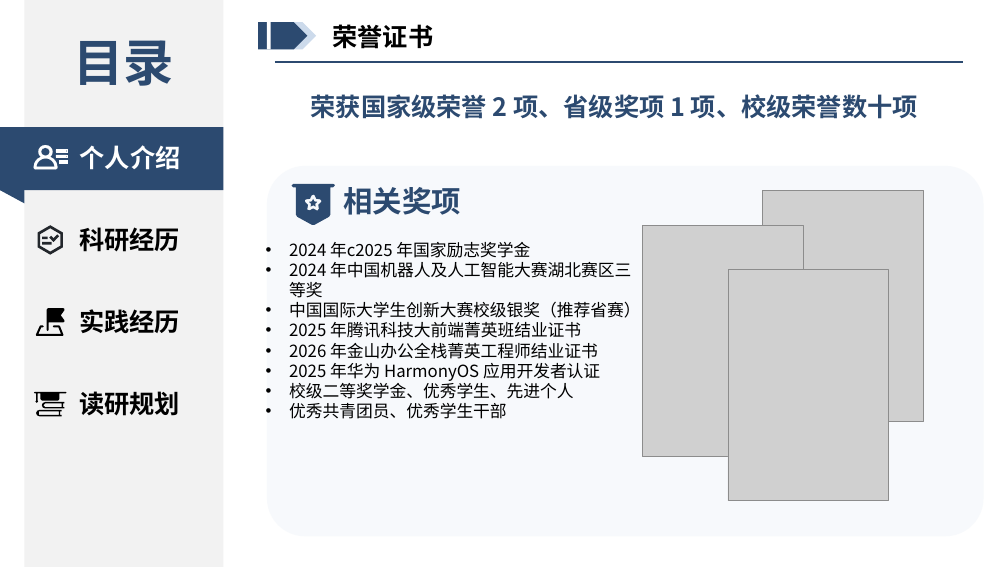
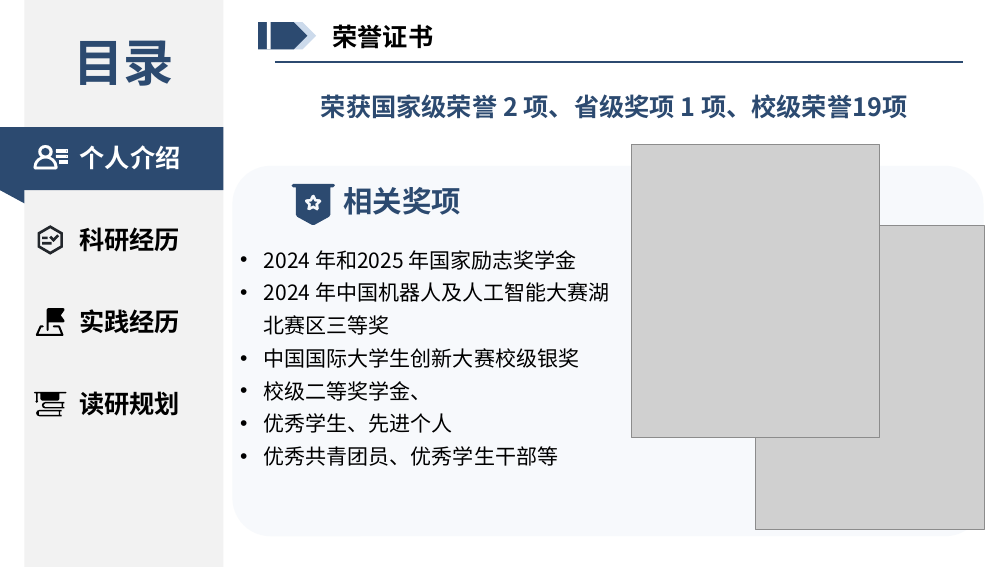
Before and after one commit to xiaofei777/exemption, a slide deck: slide 4 of 面试PPT/历史版本/推免ppt.pptx (slide 5 before the commit). Drawn at 1008x567 pixels with LibreOffice and Linux fonts; fonts in the diff are those of the drawing; grey boxes stand for pictures. Boxes give left, top, right and bottom in pixels: in the first picture for what was removed or moved away, otherwise in the second. Text is boxed around its words. In the diff, an @@ line names an element or a change of style, - is before the commit and + after.

```diff
--- a/面试PPT/历史版本/推免ppt.pptx
+++ b/面试PPT/历史版本/推免ppt.pptx
@@ text at box(321, 94, 907, 119): text changed @@
-荣获国家级荣誉 2 项、省级奖项 1 项、校级荣誉数十项
+荣获国家级荣誉 2 项、省级奖项 1 项、校级荣誉19项
@@ picture added at box(631, 144, 879, 437) @@
@@ rounded rectangle: place and size @@
-rounded rectangle at box(267, 166, 984, 536)
+rounded rectangle at box(232, 166, 984, 536)
@@ picture removed at box(763, 191, 924, 422) @@
@@ text "2024 年和2025 年国家励志奖学金": place and size @@
-text "2024 年和2025 年国家励志奖学金" at box(289, 242, 641, 419)
+text "2024 年和2025 年国家励志奖学金" at box(264, 250, 609, 466)
@@ picture removed at box(642, 225, 803, 457) @@
@@ picture added at box(756, 225, 985, 530) @@
@@ text at box(264, 250, 577, 270): text changed; size 16 to 20 pt @@
-• 2024 年c2025 年国家励志奖学金
+• 2024 年和2025 年国家励志奖学金
@@ picture removed at box(728, 269, 889, 501) @@
@@ text at box(264, 282, 609, 335): size 16 to 20 pt in "2024 年中国机器人及人工智能大赛湖北赛区三等奖"; line spacing 1 to 1.3 @@
@@ text at box(264, 348, 579, 466): text changed; size 16 to 20 pt @@
-• 中国国际大学生创新大赛校级银奖（推荐省赛）
-• 2025 年腾讯科技大前端菁英班结业证书
-• 2026 年金山办公全栈菁英工程师结业证书
-• 2025 年华为 HarmonyOS 应用开发者认证
-• 校级二等奖学金、优秀学生、先进个人
-• 优秀共青团员、优秀学生干部
+• 中国国际大学生创新大赛校级银奖
+• 校级二等奖学金、
+• 优秀学生、先进个人
+• 优秀共青团员、优秀学生干部等
```
Also in this commit, not shown: 8 other slides changed, 3 slides removed, 4 other files.
